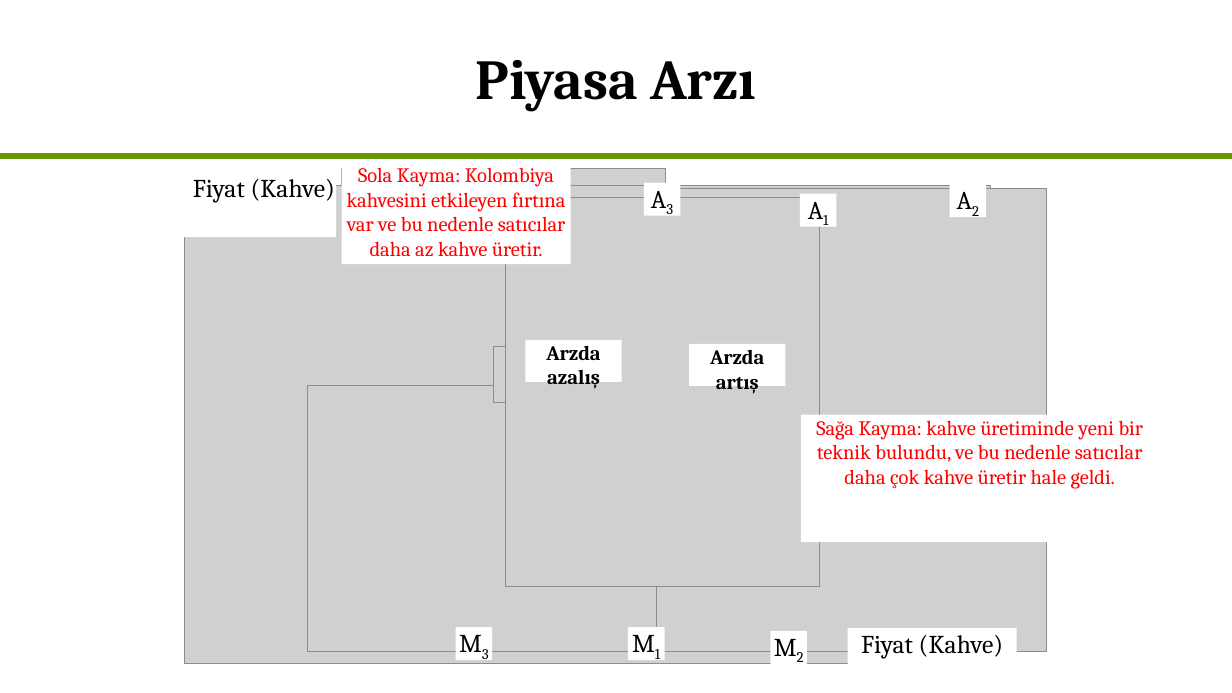
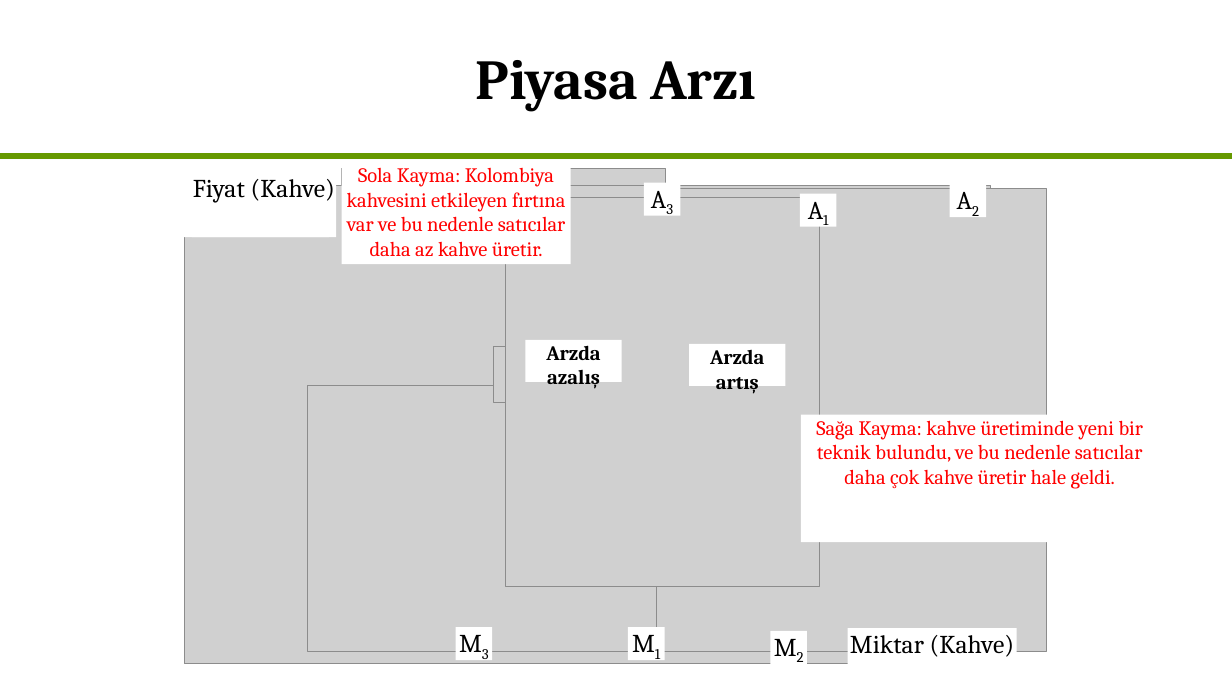
Before and after one commit to akademiekonometri/akademi-ekonometri-academic, a slide deck: slide 48 of static/repo/akek/courses/ekonomi/Ekonomi - Hafta 3 (Kara).pptx. Drawn at 1232x693 pixels with LibreOffice and Linux fonts; fonts in the diff are those of the drawing; grey boxes stand for pictures. Boxes give left, top, right and bottom in pixels: in the first picture for what was removed or moved away, otherwise in the second. Text is boxed around its words. In the diff, an @@ line names an element or a change of style, - is before the commit and + after.

```diff
--- a/static/repo/akek/courses/ekonomi/Ekonomi - Hafta 3 (Kara).pptx
+++ b/static/repo/akek/courses/ekonomi/Ekonomi - Hafta 3 (Kara).pptx
@@ text in rectangle at (850, 635, 1015, 657): text changed @@
-Fiyat (Kahve)
+Miktar (Kahve)
```
Also in this commit, not shown: 2 other slides changed, 14 other files.
